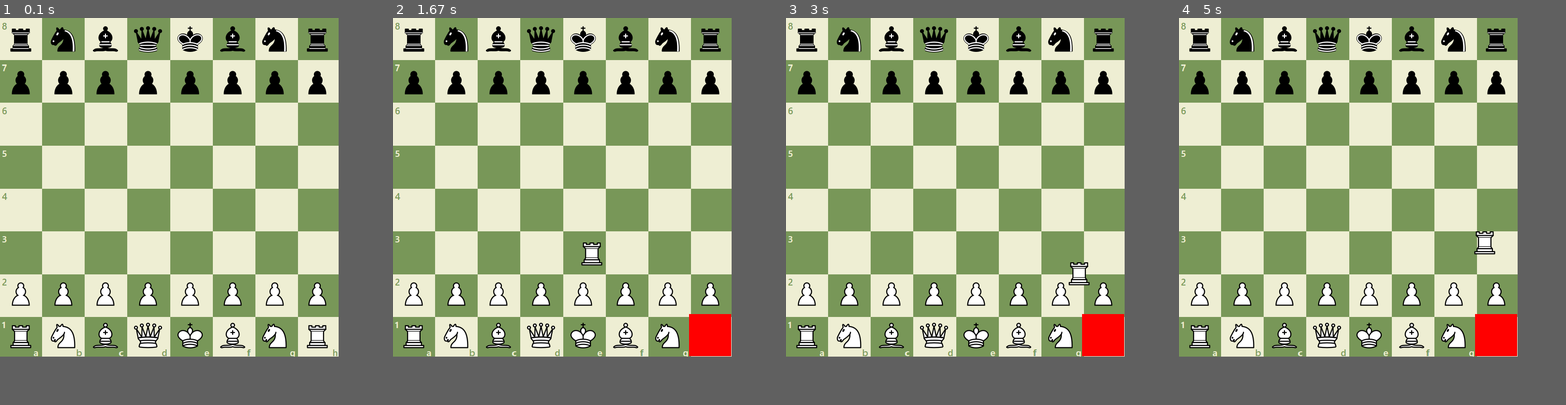
Above: before the commit, frames 1-4 (left to right).
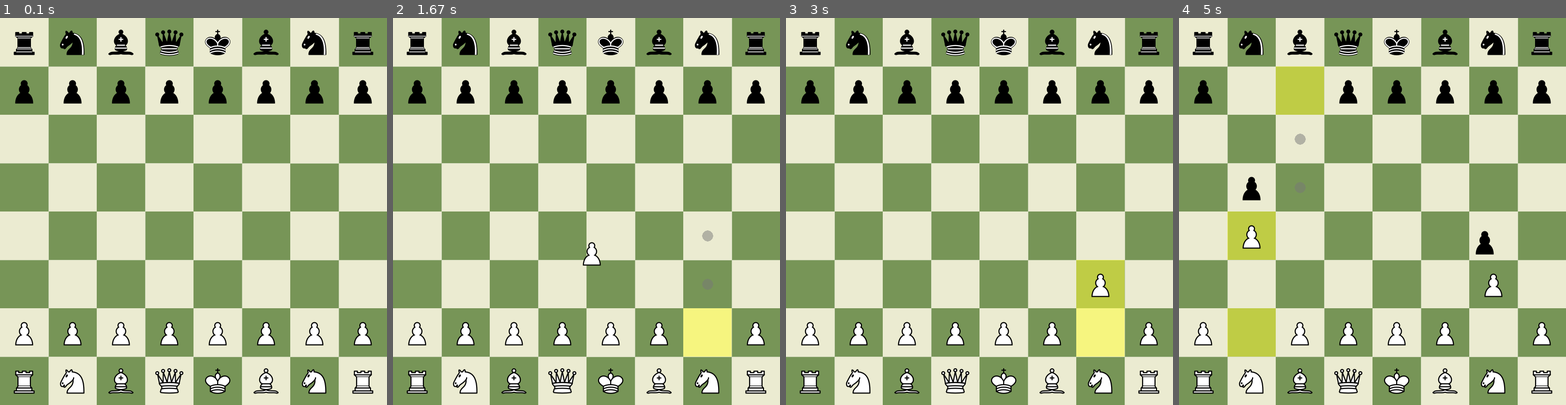
Above: after the commit, the same moments.

Repository: rsotelo14/pygame-chess
Game: pygame game, started from main.py
Same seed, same stepped clock (60 frames per second), same inputs: the game is played once before the commit and once after it.
Inputs (mouse positions are in pixels of both pictures, inside the frame that each line leads up to):
- Up to frame 1 (0.1 s): no input
- Up to frame 2 (1.67 s): click (586, 211) at 0.38 s; press the mouse at (586, 211) at 0.7 s; move the mouse to (656, 281) at 0.8 s; release the mouse at (729, 346) at 0.93 s; click (485, 68) at 1.05 s; click (590, 254) at 1.38 s
- Up to frame 3 (3 s): click (1080, 273) at 1.75 s
- Up to frame 4 (5 s): click (1256, 79) at 3.05 s; click (1260, 188) at 3.38 s; click (1256, 354) at 3.72 s; click (1252, 234) at 4.05 s; click (1279, 110) at 4.38 s; click (1484, 242) at 4.72 s
In our replay, the window is 700x700 before the commit and 800x800 after it. These sizes can differ from the game's own. Grey fills any space a smaller window leaves; there, only what the larger window draws over its background counts as a difference.

The runs differ from the first frame. In frame 1, 55% of the frame differs, in the area x 0-100%, y 0-100%; in frame 2, 56%; in frame 3, 57%; in frame 4, 58%.

Commit message:
Castling, en passant, highlight moves

Diff:
--- /dev/null
+++ b/entities/castle.py
@@ -0,0 +1,6 @@
+from entities.move import Move
+
+class Castle(Move):
+    def __init__(self, start_square_num, target_square_num, piece, is_short_castle):
+        super().__init__(start_square_num,target_square_num,piece)
+        self.is_short_castle = is_short_castle
--- /dev/null
+++ b/entities/en_passant.py
@@ -0,0 +1,5 @@
+from entities.move import Move
+
+class EnPassant(Move):
+    def __init__(self, start_square_num, target_square_num, piece):
+        super().__init__(start_square_num,target_square_num,piece)
--- a/functions/functions.py
+++ b/functions/functions.py
@@ -4,9 +4,14 @@
 
 from entities.board_square import BoardSquare
 from entities.move import Move
-
 from entities.piece import Piece
+from entities.castle import Castle
+from entities.en_passant import EnPassant
+
 import vars
+
+#TODO: CHECKS and HIGHLIGHT CHECK, CANT CASTLE THROUGH CHECK
+#TODO: CHECK FOR CHECKMATE AND MAKE A MENU
 
 def make_board():
     is_white = False
@@ -27,7 +32,6 @@
         y_start += vars.WIDTH
 
 def initial_position():
-
     #BLACK PIECES
     #King
     piece = Piece(False, 10)
@@ -110,12 +114,6 @@
     y = y_start - vars.selected_piece.img.get_height()/2
     window.blit(vars.selected_piece.img, (x,y))
 
-
-
-def redraw_window(window, board):
-    window.blit(vars.BG, (0,0))
-    render_pieces(board, window)
-
 def select_square(x,y, board, width):
     x_index = int(x // width)
     y_index = int(y // width)
@@ -125,22 +123,109 @@
     if selected_square.piece != None and vars.selected_piece == None and selected_square.piece.is_white == vars.white_moves:
         vars.selected_piece = board[y_index][x_index].piece
         pseudo_legal_moves = calculate_piece_moves(selected_square.number, distances, vars.selected_piece)
-        vars.piece_possible_moves = check_check(pseudo_legal_moves)
+        vars.piece_possible_moves = remove_ilegal_moves(pseudo_legal_moves)
         board[y_index][x_index].piece = None
-        #vars.current_move = Move(selected_square.number)
     #Dropping a piece
     elif vars.selected_piece != None:
         for move in vars.piece_possible_moves:
             if selected_square.number == move.target_square_num:
+                check_move_for_castling_change(move)
+                if type(move) == Castle:
+                    castle(move)
+                if type(move) == EnPassant:
+                    en_passant(move)
                 board[y_index][x_index].piece = vars.selected_piece
                 vars.selected_piece = None
+                check_move_for_promotion(move)
                 vars.piece_possible_moves = []
                 if move.start_square_num != move.target_square_num:
+
                     move_made()
+                    look_for_checks()
+                    vars.last_move = move
 
                 return
-def check_check(moves):
-    print("--------")
+
+def check_move_for_promotion(move):
+    if move.piece.value != 1:
+        return
+    y,x = vars.number_to_position_map[move.target_square_num]
+    if (move.piece.is_white and y == 0) or (not move.piece.is_white and y == 7):
+        vars.board[y][x].piece = Piece(move.piece.is_white, 9)
+
+def look_for_checks():
+    checked = False
+    for move in vars.all_possible_moves:
+        y,x = vars.number_to_position_map[move.target_square_num]
+        try:
+            if vars.board[y][x].piece.value == 10 and vars.board[y][x].piece.is_white == (not move.piece.is_white):
+                checked = True
+                break
+        except:
+            pass
+    vars.check = checked
+
+def castle(move):
+    if move.piece.is_white:
+        if move.is_short_castle:
+            rook = vars.board[7][7].piece
+            vars.board[7][7].piece = None
+            vars.board[7][5].piece = rook
+        else:
+            rook = vars.board[7][0].piece
+            vars.board[7][0].piece = None
+            vars.board[7][3].piece = rook
+    else:
+        if move.is_short_castle:
+            rook = vars.board[0][7].piece
+            vars.board[0][7].piece = None
+            vars.board[0][5].piece = rook
+        else:
+            rook = vars.board[0][0].piece
+            vars.board[0][0].piece = None
+            vars.board[0][3].piece = rook
+
+def en_passant(move):
+    if move.piece.is_white:
+        y, x = vars.number_to_position_map[move.target_square_num +8]
+        vars.board[y][x].piece = None
+    else:
+        y, x = vars.number_to_position_map[move.target_square_num -8]
+        vars.board[y][x].piece = None
+
+def check_move_for_castling_change(move):
+    piece = move.piece
+    if move.start_square_num == move.target_square_num:
+        return
+    if piece == vars.black_king_piece:
+        vars.black_king_moved = True
+    if piece == vars.white_king_piece:
+        vars.white_king_moved = True
+    if piece.value == 5:
+        if piece.is_white:
+            if move.start_square_num == 56:
+                vars.white_left_rook_moved = True
+            if move.start_square_num == 63:
+                vars.white_right_rook_moved = True
+        else:
+            if move.start_square_num == 0:
+                vars.black_left_rook_moved = True
+            if move.start_square_num == 7:
+                vars.black_right_rook_moved = True
+    y , x = vars.number_to_position_map[move.target_square_num]
+    target_piece = vars.board[y][x].piece
+    if target_piece != None and target_piece.value == 5:
+        if target_piece.is_white and move.target_square_num == 63:
+            vars.white_right_rook_moved = True
+        if target_piece.is_white and move.target_square_num == 56:
+            vars.white_left_rook_moved = True
+        if not target_piece.is_white and move.target_square_num == 7:
+            vars.black_right_rook_moved = True
+        if not target_piece.is_white and move.target_square_num == 0:
+            vars.black_left_rook_moved = True
+
+
+def remove_ilegal_moves(moves):
     temp_board = vars.board
     remove_moves=  []
     #For each of the possible moves
@@ -151,15 +236,11 @@
            continue
        #Get the squares
        y_target, x_target = vars.number_to_position_map[move.target_square_num]
-       print(f"X TARGET: {x_target}, Y TARGET: {y_target}")
        #Save the piece in target square
        target_square_piece = temp_board[y_target][x_target].piece
-       if target_square_piece != None:
-          print(f"TARGET SQUARE PIECE: {target_square_piece.value}, {target_square_piece.is_white}")
        #Make move
        temp_board[y_start][x_start].piece = None
        temp_board[y_target][x_target].piece = move.piece
-       print("MADE MOVE")
        #Calculate moves
        all_moves = calculate_all_moves()
        for new_move in all_moves:
@@ -167,24 +248,20 @@
            if new_move.piece.is_white != move.piece.is_white and new_move.start_square_num != new_move.target_square_num:
                 #Get target square
                 y, x = vars.number_to_position_map[new_move.target_square_num]
-                if temp_board[y][x].piece != None:
-                    print("         NEW MOVE:")
-                    print(f"        TARGET PIECE: {temp_board[y][x].piece.is_white,temp_board[y][x].piece.value}")
                 if not move.piece.is_white:
                     if temp_board[y][x].piece == vars.black_king_piece:
                         remove_moves.append(move)
-                        print("         REMOVE 1")
                 else:
                     if temp_board[y][x].piece == vars.white_king_piece:
                         remove_moves.append(move)
-                        print("     REMOVE 2")
     #
        temp_board[y_start][x_start].piece = move.piece
        temp_board[y_target][x_target].piece = target_square_piece
-       print("UNMADE MOVE")
     for move_to_remove in remove_moves:
-        moves.remove(move_to_remove)
-    print("--------")
+        try:
+            moves.remove(move_to_remove)
+        except:
+            pass
     return moves
 
 
@@ -212,9 +289,9 @@
                 distances = calculate_edge_distance(square.number)
                 moves = moves + calculate_piece_moves(square.number, distances, square.piece)
     return moves
-
-
 def calculate_piece_moves(number, distances, piece):
+
+
     if piece.value == 5:
         moves = calculate_rook_moves(number, distances, piece)
     elif piece.value == 4:
@@ -230,10 +307,62 @@
                 king_distances[direction] = 1
             else:
                 king_distances[direction] = 0
-        moves = calculate_bishop_moves(number, king_distances, piece) + calculate_rook_moves(number, king_distances, piece)
+        moves = calculate_bishop_moves(number, king_distances, piece) + calculate_rook_moves(number, king_distances, piece) + check_castling(number, piece)
     elif piece.value == 1:
         moves = calculate_pawn_moves(number, distances, piece)
     return moves
+
+def check_castling(number, piece):
+    moves = []
+    if piece.is_white:
+        if vars.white_king_moved:
+            return moves
+        if not vars.white_left_rook_moved:
+            can_long_castle = True
+            for i in [1,2,3]:
+                try:
+                    y, x = vars.number_to_position_map[number -i]
+                    if vars.board[y][x].piece != None:
+                        can_long_castle = False
+                except:
+                    pass
+            if can_long_castle:
+                moves.append(Castle(number, number -2, piece, False))
+        if not vars.white_right_rook_moved:
+            can_short_castle = True
+            for i in [1,2]:
+                try:
+                    y, x = vars.number_to_position_map[number +i]
+                    if vars.board[y][x].piece != None:
+                        can_short_castle = False
+                except:
+                    pass
+            if can_short_castle:
+                moves.append(Castle(number, number +2, piece, True))
+    if not piece.is_white:
+        if vars.black_king_moved:
+            return moves
+        if not vars.black_left_rook_moved:
+            can_long_castle = True
+            for i in [1,2,3]:
+                try:
+                    y, x = vars.number_to_position_map[number -i]
+                    if vars.board[y][x].piece != None:
+                        can_long_castle = False
+                except:
+                    pass
+            if can_long_castle:
+                moves.append(Castle(number, number -2, piece, False))
+        if not vars.black_right_rook_moved:
+            can_short_castle = True
+            for i in [1,2]:
+                y, x = vars.number_to_position_map[number +i]
+                if vars.board[y][x].piece != None:
+                    can_short_castle = False
+            if can_short_castle:
+                moves.append(Castle(number, number +2, piece, True))
+    return moves
+
 
 def calculate_rook_moves(number, distances, piece):
     moves = []
@@ -368,7 +497,6 @@
     return moves
 
 def calculate_pawn_moves(number,distances, piece):
-    #TODO: DOUBLE STEP AT FIRST AND EN PASSANT
     #TODO: PROMOTION
     moves = []
     if piece.is_white:
@@ -378,10 +506,11 @@
             moves.append(move)
         y,x = vars.number_to_position_map[number]
         if y == 6:
-            move = Move(number, number -16, piece)
-            possible , keep_going = check_target_piece(move, piece)
-            if keep_going:
-                moves.append(move)
+            if possible:
+                move = Move(number, number -16, piece)
+                possible , keep_going = check_target_piece(move, piece)
+                if keep_going:
+                    moves.append(move)
         #Taking
         if x != 0:
             move = Move(number, number-9, piece)
@@ -393,6 +522,14 @@
             possible , keep_going = check_target_piece(move, piece)
             if possible and not keep_going:
                 moves.append(move)
+        #En passant
+        last_move= vars.last_move
+        if y == 3 and not last_move.piece.is_white and last_move.piece.value == 1 and last_move.start_square_num == last_move.target_square_num -16:
+            y_last_move, x_last_move = vars.number_to_position_map[vars.last_move.target_square_num]
+            if x_last_move == x +1 or x_last_move == x -1:
+                moves.append(EnPassant(number, last_move.target_square_num - 8, piece ))
+
+
     else:
         move = Move(number, number +8, piece)
         possible , keep_going = check_target_piece(move, piece)
@@ -400,10 +537,11 @@
             moves.append(move)
         y,x = vars.number_to_position_map[number]
         if y == 1:
-            move = Move(number, number +16, piece)
-            possible , keep_going = check_target_piece(move, piece)
-            if keep_going:
-                moves.append(move)
+            if possible:
+                move = Move(number, number +16, piece)
+                possible , keep_going = check_target_piece(move, piece)
+                if keep_going:
+                    moves.append(move)
         #Taking
         if x != 7:
             move = Move(number, number+9, piece)
@@ -415,6 +553,12 @@
             possible , keep_going = check_target_piece(move, piece)
             if possible and not keep_going:
                 moves.append(move)
+        #En passant
+        last_move= vars.last_move
+        if y == 4 and last_move.piece.is_white and last_move.piece.value == 1 and last_move.start_square_num == last_move.target_square_num +16:
+            y_last_move, x_last_move = vars.number_to_position_map[vars.last_move.target_square_num]
+            if x_last_move == x +1 or x_last_move == x -1:
+                moves.append(EnPassant(number, last_move.target_square_num + 8, piece ))
 
     move = Move(number, number, piece)
     moves.append(move)
@@ -423,12 +567,12 @@
 def highlight_possible_squares(board, window):
     for move in vars.piece_possible_moves:
         target_square_num = move.target_square_num
-        for rank in board:
-            for square in rank:
-                if square.number == target_square_num:
-                    rect = pygame.Surface((vars.WIDTH,vars.WIDTH))
-                    rect.fill((255,0,0))
-                    window.blit(rect, (square.x_start, square.y_start))
+        y,x = vars.number_to_position_map[target_square_num]
+        square = vars.board[y][x]
+        if move.start_square_num != move.target_square_num:
+            window.blit(vars.HIGHLIGHT_DOT, (square.x_start, square.y_start))
+        else:
+            window.blit(vars.HIGHLIGHT_SQUARE, (square.x_start, square.y_start))
 
 def check_target_piece(move, piece):
     if move.target_square_num < 0 or move.target_square_num > 63:
@@ -442,3 +586,20 @@
         if target_square.piece.is_white == piece.is_white:
             possible = False
     return possible, keep_going
+
+def highlight_last_move(window):
+
+    y_1, x_1 = vars.number_to_position_map[vars.last_move.start_square_num]
+    square = vars.board[y_1][x_1]
+    window.blit(vars.HIGHLIGHT_SQUARE, (square.x_start, square.y_start))
+    y_2, x_2 = vars.number_to_position_map[vars.last_move.target_square_num]
+    square = vars.board[y_2][x_2]
+    window.blit(vars.HIGHLIGHT_SQUARE, (square.x_start, square.y_start))
+
+def highlight_checked_square(window):
+    for rank in vars.board:
+        for square in rank:
+            if square.piece == None:
+                continue
+            if square.piece.value == 10 and square.piece.is_white == vars.white_moves:
+                window.blit(vars.HIGHLIGHT_CHECKED_SQUARE, (square.x_start,square.y_start))
--- a/main.py
+++ b/main.py
@@ -20,7 +20,12 @@
 #Main loop
 while running:
     clock.tick(FPS)
-    redraw_window(WIN, vars.board)
+    WIN.blit(vars.BG, (0,0))
+    if not(vars.last_move is None):
+        highlight_last_move(WIN)
+    if vars.check:
+        highlight_checked_square(WIN)
+    render_pieces(board, WIN)
 
     for event in pygame.event.get():
         if event.type == pygame.KEYDOWN:
--- a/vars.py
+++ b/vars.py
@@ -2,7 +2,7 @@
 import pygame
 
 
-SCREEN_WIDTH = 700
+SCREEN_WIDTH = 800
 #Loading images
 BLACK_QUEEN = pygame.image.load(os.path.join("assets", "black_queen.png"))
 BLACK_BISHOP = pygame.image.load(os.path.join("assets", "black_bishop.png"))
@@ -18,7 +18,10 @@
 WHITE_KNIGHT = pygame.image.load(os.path.join("assets", "white_knight.png"))
 
 
-BG = pygame.transform.scale(pygame.image.load(os.path.join("assets", "board.png")), (SCREEN_WIDTH, SCREEN_WIDTH))
+BG = pygame.transform.scale(pygame.image.load(os.path.join("assets", "board_new.jpg")), (SCREEN_WIDTH, SCREEN_WIDTH))
+HIGHLIGHT_DOT = pygame.transform.scale(pygame.image.load(os.path.join("assets", "highlight_dot.png")), (SCREEN_WIDTH/8, SCREEN_WIDTH/8))
+HIGHLIGHT_SQUARE = pygame.transform.scale(pygame.image.load(os.path.join("assets", "highlight_square.png")), (SCREEN_WIDTH/8, SCREEN_WIDTH/8))
+HIGHLIGHT_CHECKED_SQUARE = pygame.transform.scale(pygame.image.load(os.path.join("assets", "highlight_checked_square.png")), (SCREEN_WIDTH/8, SCREEN_WIDTH/8))
 WIN = pygame.display.set_mode((SCREEN_WIDTH, SCREEN_WIDTH))
 WIDTH =  SCREEN_WIDTH/8
 
@@ -32,3 +35,11 @@
 current_move = None
 board = []
 white_moves = False
+white_king_moved = False
+white_left_rook_moved = False
+white_right_rook_moved = False
+black_king_moved = False
+black_left_rook_moved = False
+black_right_rook_moved = False
+last_move = None
+check = False
Binary file added: assets/board_new.jpg
Binary file added: assets/highlight_checked_square.png
Binary file added: assets/highlight_dot.png
Binary file added: assets/highlight_square.png
